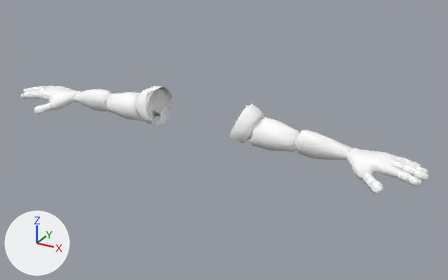
The FBX model Assets/Animations/Models/Arms0.fbx: old version first, new version second.
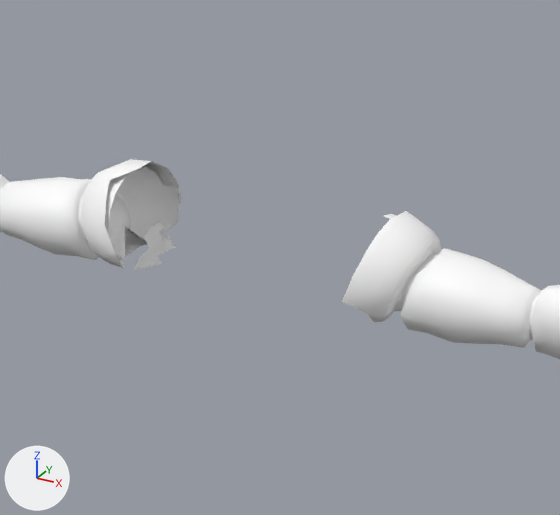
Each version is shown whole from a 50 mm lens placed at (1.204, -1.964, 2.357), pointed at (0.113, 0.021, 1.365), then close up on the part from 24% to 68% of the width and 11% to 76% of the height. Arrows for +X, +Y and +Z are at lower left; the lights stay in place. The first two pictures are the older version.

In view in the first close-up: 'HumanM_BodyMesh'.
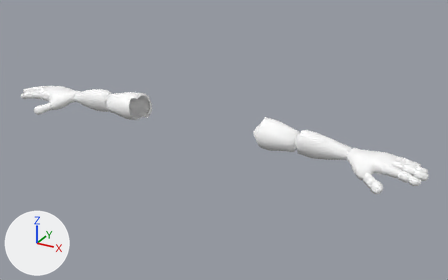
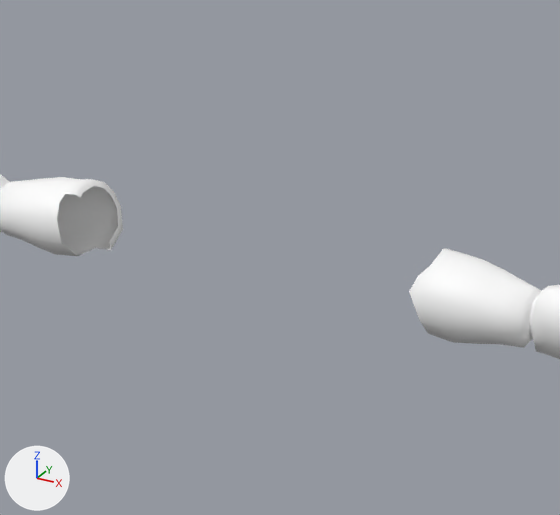
Changed parts and their boxes (x1, y1, x2, y2) in the close-ups (560 x 515 px):
```json
{"object": "HumanM_BodyMesh", "change": "reshaped", "before": [0, 159, 560, 359], "after": [0, 175, 560, 359]}
{"part": 1, "of": "me_scene", "change": "deleted", "before": [82, 159, 182, 268]}
{"part": 2, "of": "me_scene", "change": "deleted", "before": [105, 167, 179, 259]}
{"part": 3, "of": "me_scene", "change": "deleted", "before": [342, 211, 442, 322]}
{"part": 4, "of": "me_scene", "change": "deleted", "before": [134, 222, 167, 270]}
{"part": 5, "of": "me_scene", "change": "deleted", "before": [364, 213, 439, 333]}
{"part": 6, "of": "me_scene", "change": "deleted", "before": [57, 192, 130, 260]}
```

Edits to the scene script, one JSON object a line:
```json
{"block": "me_scene", "where": "# used by ob_humanm_bodymesh; location = (0.0, 0.0, 0.0)"}
{"op": "remove", "block": "me_scene", "code": "me_scene.from_pydata(...)  # 2375 vertices, 4640 faces; spans x -0.91..0.91, y -0.11..0.11, z 1.35..1.53"}
{"op": "add", "block": "me_scene", "code": "me_scene.from_pydata(...)  # 2053 vertices, 4060 faces; spans x -0.91..0.91, y -0.11..0.08, z 1.35..1.49"}
{"block": "me_scene", "change": "me_scene part 1: the loose piece of 76 vertices spanning x -0.27..-0.18, y -0.07..0.11, z 1.38..1.53 is deleted"}
{"block": "me_scene", "change": "me_scene part 2: the loose piece of 68 vertices spanning x -0.27..-0.17, y -0.06..0.09, z 1.4..1.53 is deleted"}
{"block": "me_scene", "change": "me_scene part 3: the loose piece of 67 vertices spanning x 0.18..0.27, y -0.07..0.11, z 1.38..1.53 is deleted"}
{"block": "me_scene", "change": "me_scene part 4: the loose piece of 17 vertices spanning x -0.19..-0.17, y -0.01..0.06, z 1.37..1.44 is deleted"}
{"block": "me_scene", "change": "me_scene part 5"}
{"block": "me_scene", "change": "69 vertices are removed from x 0.18..0.27, y -0.05..0.09, z 1.38..1.53"}
{"block": "me_scene", "change": "140 faces are deleted"}
{"block": "me_scene", "change": "me_scene part 6"}
{"block": "me_scene", "change": "21 vertices are removed from x -0.28..-0.22, y -0.05..0.05, z 1.39..1.48"}
{"block": "me_scene", "change": "56 faces are deleted"}
{"block": "me_scene", "change": "other edits to the shape of me_scene do not show in these pictures"}
```
